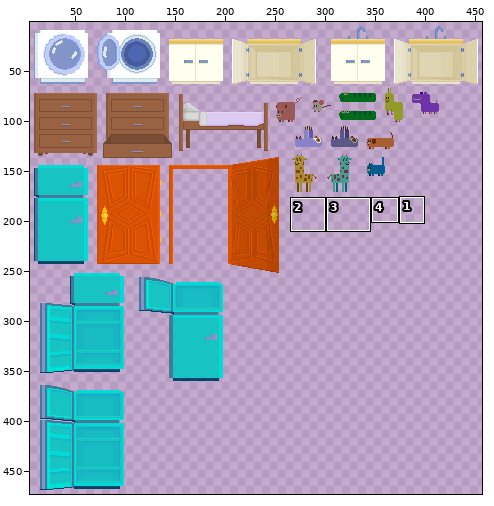
Two versions of one sprite sheet, assets/HouseObjects.png. Above, an overview of the earlier version with the close-up marked.
Close-up. As it was:
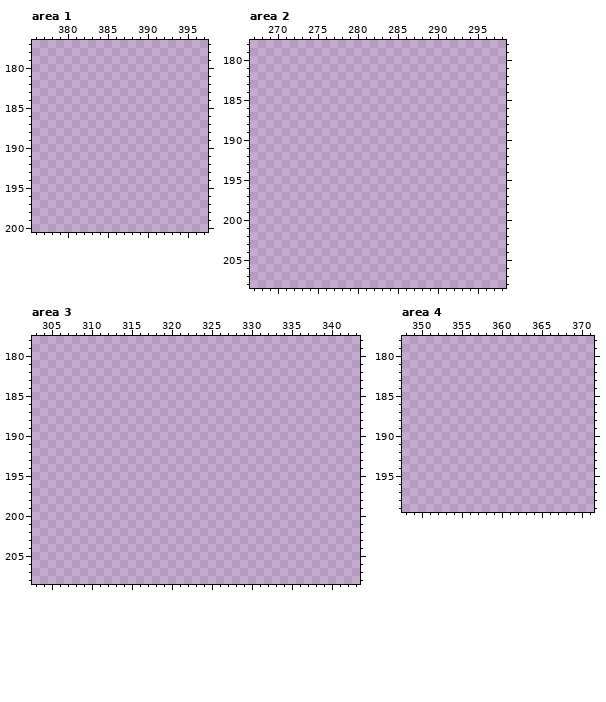
The file is 500x500 pixels. Colours within 5 levels of each other are drawn and written as one. Shown: area 1: x 376..397, y 177..200; area 2: x 267..298, y 178..208; area 3: x 303..343, y 178..208; area 4: x 348..371, y 178..199. The wide view leaves out empty margins. The commit also changed other parts of the picture, which this record leaves out.
The same view after the edit:
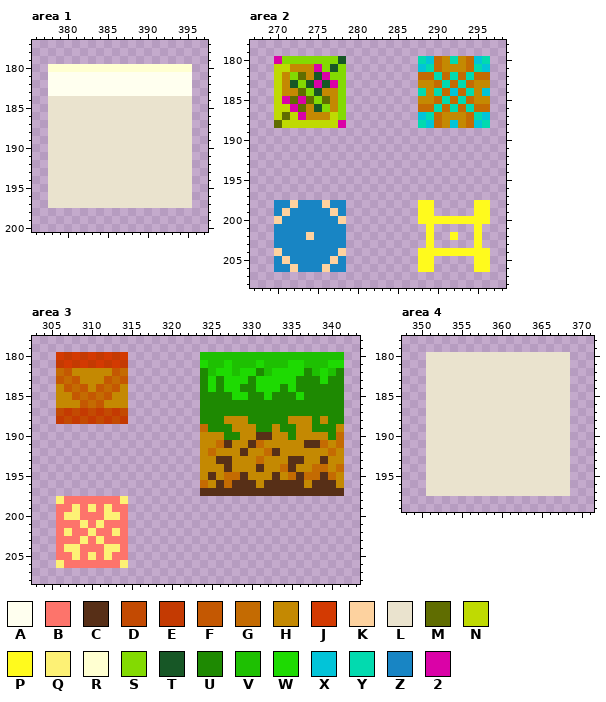
Palette (. is transparent): A #ffffef  B #fd746b  C #572f17  D #c34a02  E #c43a02  F #c45802  G #c46b02  H #c48902  J #d33a02  K #fdd29f  L #eae3ce  M #606d01  N #bfda02  P #fffa1d  Q #fdf175  R #ffffd1  S #83da02  T #175726  U #1e8902  V #1ec002  W #1eda02  X #02c4d8  Y #02daaf  Z #1885c4  2 #da02a7
Changes in this commit:
--- area 1
@@ x 376..397 @@
 179 ......................
-180 ......................
-181 ......................
-182 ......................
-183 ......................
-184 ......................
-185 ......................
-186 ......................
-187 ......................
-188 ......................
-189 ......................
-190 ......................
-191 ......................
-192 ......................
-193 ......................
-194 ......................
-195 ......................
-196 ......................
-197 ......................
+180 ..RRRRRRRRRRRRRRRRRR..
+181 ..AAAAAAAAAAAAAAAAAA..
+182 ..AAAAAAAAAAAAAAAAAA..
+183 ..AAAAAAAAAAAAAAAAAA..
+184 ..LLLLLLLLLLLLLLLLLL..
+185 ..LLLLLLLLLLLLLLLLLL..
+186 ..LLLLLLLLLLLLLLLLLL..
+187 ..LLLLLLLLLLLLLLLLLL..
+188 ..LLLLLLLLLLLLLLLLLL..
+189 ..LLLLLLLLLLLLLLLLLL..
+190 ..LLLLLLLLLLLLLLLLLL..
+191 ..LLLLLLLLLLLLLLLLLL..
+192 ..LLLLLLLLLLLLLLLLLL..
+193 ..LLLLLLLLLLLLLLLLLL..
+194 ..LLLLLLLLLLLLLLLLLL..
+195 ..LLLLLLLLLLLLLLLLLL..
+196 ..LLLLLLLLLLLLLLLLLL..
+197 ..LLLLLLLLLLLLLLLLLL..
 198 ......................
--- area 2
@@ x 267..298 @@
 179 ................................
-180 ................................
-181 ................................
-182 ................................
-183 ................................
-184 ................................
-185 ................................
-186 ................................
-187 ................................
-188 ................................
+180 ...2SSSSSSST.........YXGHYHGXY..
+181 ...NNHHH2STS.........XYGHHHGYX..
+182 ...NHSMHT2SS.........GGYGYGYGG..
+183 ...NHTST2T2S.........HHGYGYGHH..
+184 ...NHHMSTHHS.........YHYGXGYHX..
+185 ...N2M2MSMHS.........HHGYGYGHH..
+186 ...NN2MHTSHS.........GGYGYGYGG..
+187 ...NMN2HHHNS.........XYGHHHGYX..
+188 ...MNNNNNNN2.........YXGHXHGXY..
 189 ................................
@@ x 267..298 @@
 197 ................................
-198 ................................
-199 ................................
-200 ................................
-201 ................................
-202 ................................
-203 ................................
-204 ................................
-205 ................................
-206 ................................
+198 ...ZZKZZZKZZ.........PP.....PP..
+199 ...ZKZZZZZKZ.........PP.....PP..
+200 ...KZZZZZZZK.........PPPPPPPPP..
+201 ...ZZZZZZZZZ..........P.....P...
+202 ...ZZZZKZZZZ..........P..P..P...
+203 ...ZZZZZZZZZ..........P.....P...
+204 ...KZZZZZZZK.........PPPPPPPPP..
+205 ...ZKZZZZZKZ.........PP.....PP..
+206 ...ZZKZZZKZZ.........PP.....PP..
 207 ................................
--- area 3
@@ x 303..343 @@
 179 .........................................
-180 .........................................
-181 .........................................
-182 .........................................
-183 .........................................
-184 .........................................
-185 .........................................
-186 .........................................
-187 .........................................
-188 .........................................
-189 .........................................
-190 .........................................
-191 .........................................
-192 .........................................
-193 .........................................
-194 .........................................
-195 .........................................
-196 .........................................
-197 .........................................
-198 .........................................
-199 .........................................
-200 .........................................
-201 .........................................
-202 .........................................
-203 .........................................
-204 .........................................
-205 .........................................
-206 .........................................
+180 ...JEJEJEJEJ.........VVVVVVVVVVVVVVVVVV..
+181 ...EJEJEJEJE.........WVVWVVVWVVVWWVVVWW..
+182 ...GFHHHHHFG.........UVWWVWWUVWWWWUVWVU..
+183 ...FGFHHHFGF.........UWUWWWUWWWWWUUUWUU..
+184 ...HFGFHFGFH.........UWUWWUUWWWUWUUUUUU..
+185 ...HHFGFGFHH.........UUUUWWUUWUUUWUUUUU..
+186 ...HHHFGFHHH.........UUUUUUUUUUUUUUUUUU..
+187 ...DEDEDEDED.........UUUUUUUUUUUUUUUUUU..
+188 ...EDEDEDEDE.........UUUHHHUUUUUHHHUHUU..
+189 .....................GUUUHHHUUHUUHHUUUH..
+190 .....................HHHUUHHCCHHUHHHHUG..
+191 .....................HHGCHHCGHHHHHCCGHG..
+192 .....................HGHHHCHHGCHHHHHHGH..
+193 .....................HHCCHHHGHHHCCHHCHH..
+194 .....................HHHCHHHCHHGCHHGGHG..
+195 .....................HCHGGCHHHCHGCGGCGH..
+196 .....................GHCGCCCHCCCCCHCCCH..
+197 .....................CCCCCCCCCCCCCCCCCC..
+198 ...QBBBBBBBQ.............................
+199 ...BBQBQBQBB.............................
+200 ...BQQBBBQQB.............................
+201 ...BBBQBQBBB.............................
+202 ...BQBBQBBQB.............................
+203 ...BBBQBQBBB.............................
+204 ...BQQBBBQQB.............................
+205 ...BBQBQBQBB.............................
+206 ...QBBBBBBBQ.............................
 207 .........................................
--- area 4
@@ x 348..371 @@
 179 ........................
-180 ........................
-181 ........................
-182 ........................
-183 ........................
-184 ........................
-185 ........................
-186 ........................
-187 ........................
-188 ........................
-189 ........................
-190 ........................
-191 ........................
-192 ........................
-193 ........................
-194 ........................
-195 ........................
-196 ........................
-197 ........................
+180 ...LLLLLLLLLLLLLLLLLL...
+181 ...LLLLLLLLLLLLLLLLLL...
+182 ...LLLLLLLLLLLLLLLLLL...
+183 ...LLLLLLLLLLLLLLLLLL...
+184 ...LLLLLLLLLLLLLLLLLL...
+185 ...LLLLLLLLLLLLLLLLLL...
+186 ...LLLLLLLLLLLLLLLLLL...
+187 ...LLLLLLLLLLLLLLLLLL...
+188 ...LLLLLLLLLLLLLLLLLL...
+189 ...LLLLLLLLLLLLLLLLLL...
+190 ...LLLLLLLLLLLLLLLLLL...
+191 ...LLLLLLLLLLLLLLLLLL...
+192 ...LLLLLLLLLLLLLLLLLL...
+193 ...LLLLLLLLLLLLLLLLLL...
+194 ...LLLLLLLLLLLLLLLLLL...
+195 ...LLLLLLLLLLLLLLLLLL...
+196 ...LLLLLLLLLLLLLLLLLL...
+197 ...LLLLLLLLLLLLLLLLLL...
 198 ........................
